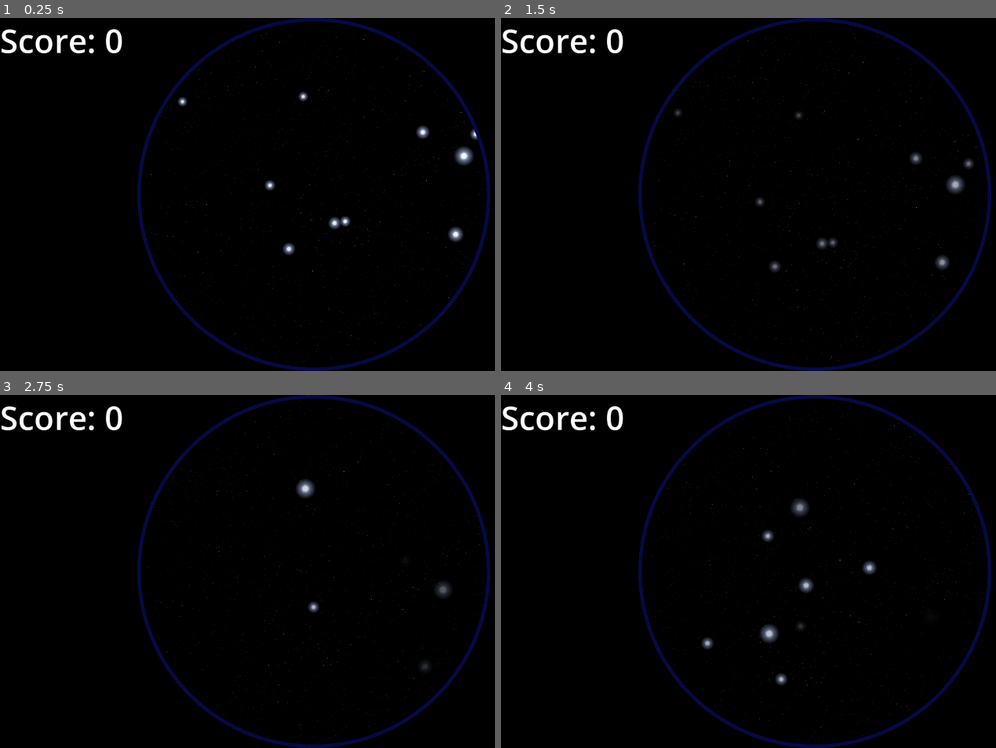
Above: before the commit, frames 1-4 (two rows, left to right).
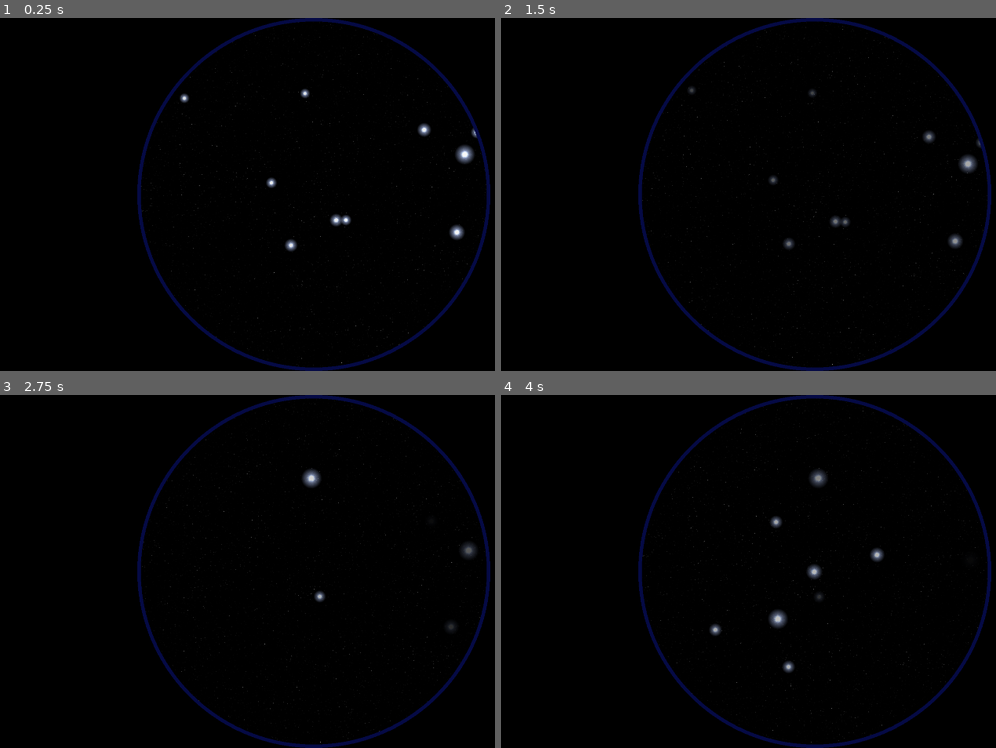
Above: after the commit, the same moments.

Repository: Courey/gcn-interactive-demo
Game: Godot game, scene res://scenes/observation/main.tscn
Two runs of this game, one before a commit and one after it. Both use one fixed random seed, a clock stepped at 60 frames per second and the inputs below. This scene is started directly instead of the project's main scene.
Inputs (mouse positions are in pixels of both pictures, inside the frame that each line leads up to):
- Up to frame 1 (0.25 s): no input
- Up to frame 2 (1.5 s): move the mouse to (951, 176) at 0.52 s; click (951, 176) at 0.67 s; move the mouse to (689, 212) at 1.27 s; click (689, 212) at 1.42 s
- Up to frame 3 (2.75 s): move the mouse to (376, 493) at 2.02 s; click (376, 493) at 2.17 s
- Up to frame 4 (4 s): move the mouse to (783, 642) at 2.77 s; click (783, 642) at 2.92 s; move the mouse to (outside the picture) at 3.52 s; click (outside the picture) at 3.67 s

The runs differ from the first frame. In frame 1, 1.5% of the frame differs, in the area x 0-99%, y 2-98%; in frame 2, 1.8%; in frame 3, 1.4%; in frame 4, 2.1%, in the area x 0-98%, y 2-99%.

Commit message:
Add testing scene for localization effects

Diff:
--- /dev/null
+++ b/resources/event_resource.gd
@@ -0,0 +1,3 @@
+class_name EventResource extends Resource
+
+var id:int
--- a/resources/player_resource.gd
+++ b/resources/player_resource.gd
@@ -11,8 +11,14 @@
 var observatory: Telescope
 var ready:bool = false
 
+## Observations:
+# {
+	# obsStart: beginning time in seconds,
+	# obsEnd: end time
+	# wavelength: some representation of the band observed
+	# eventId: id to track which event the observation is part of
+# }
 var observations = []
-
 
 func _init():
 	name = "Player%d" % id
@@ -26,3 +32,6 @@
 
 func toggle_ready():
 	ready = !ready
+
+func add_observation(observation):
+	observations.push(observation)
--- a/scenes/event/event.gd
+++ b/scenes/event/event.gd
@@ -10,6 +10,7 @@
 @onready var decay_timer = $DecayTimer as Timer
 @onready var sprite = $Sprite2D as Sprite2D
 
+var id:int = 0
 
 
 func _ready() -> void:
--- /dev/null
+++ b/scenes/observation/localization.gd
@@ -0,0 +1,40 @@
+extends Node2D
+
+@onready var poly = $Polygon2D
+var mask_img : Image
+@export var mask_tex : ImageTexture:
+	set(value):
+		mask_tex = value
+		queue_redraw()
+
+#@export var texture : Texture2D:
+
+
+func _draw():
+	draw_texture(mask_tex, Vector2())
+
+
+func _ready():
+
+	var size = Vector2(1920, 1080)
+	mask_img = Image.create_empty(size.x, size.y, false, Image.FORMAT_RF)
+	mask_img.fill(Color.WHITE)
+	mask_tex = ImageTexture.create_from_image(mask_img)
+	poly.material.set_shader_parameter("mask_tex", mask_tex)
+
+
+func _input(event: InputEvent) -> void:
+	if event is InputEventMouseButton and event.is_pressed():
+		#draw_circle(event.position, 20.0, Color.WHITE)
+		print("Mouse Click/Unclick at: ", event.position)
+		interact_at(event.position)
+
+func interact_at(local_pos: Vector2):
+	#mask_img.lock()
+	for x in range(-1, 1):
+		for y in range(-1, 1):
+			var p = local_pos + Vector2(x, y)
+			if p.x >= 0 and p.x < mask_img.get_width() and p.y >= 0 and p.y < mask_img.get_height():
+				mask_img.set_pixelv(p, Color.BLUE) # reveal
+	#mask_img.unlock()
+	mask_tex.update(mask_img)
--- /dev/null
+++ b/scenes/observation/localization.tscn
@@ -0,0 +1,19 @@
+[gd_scene load_steps=4 format=3 uid="uid://dc0exh5068ov6"]
+
+[ext_resource type="Script" uid="uid://bq71ks762jcx0" path="res://scenes/observation/localization.gd" id="1_evtbj"]
+[ext_resource type="Shader" uid="uid://br87mk1imamdd" path="res://shaders/reveal.gdshader" id="2_qu6n7"]
+
+[sub_resource type="ShaderMaterial" id="ShaderMaterial_qfcqe"]
+resource_local_to_scene = true
+shader = ExtResource("2_qu6n7")
+shader_parameter/reveal_radius = 20.0
+
+[node name="Localization" type="Node2D"]
+script = ExtResource("1_evtbj")
+
+[node name="Polygon2D" type="Polygon2D" parent="."]
+material = SubResource("ShaderMaterial_qfcqe")
+
+[node name="Area2D" type="Area2D" parent="."]
+
+[node name="CollisionPolygon2D" type="CollisionPolygon2D" parent="Area2D"]
--- a/scenes/observation/main.gd
+++ b/scenes/observation/main.gd
@@ -2,6 +2,7 @@
 
 var score = 0
 var Event = preload("res://scenes/event/event.tscn")
+var nextScene = preload("res://scenes/results/results.tscn")
 
 const OFFSET_MAP = [
 	Vector2(960,540), #This should be dynamic
@@ -17,9 +18,12 @@
 @onready var Events = $Events as Node2D
 @onready var PlayerObservers = $PlayerObservers as Node2D
 @onready var RotatingStarField = $RotatingStarField
+@onready var SessionTimer = $SessionTimer as Timer
 
 var target_map: Dictionary = {}
 var scores: Dictionary = {}
+
+var eventIdInc = 0
 
 
 func _ready():
@@ -38,6 +42,8 @@
 
 	Events.position = Global.ROTATION_AXIS
 
+	SessionTimer.start()
+
 
 func _process(delta: float) -> void:
 	var rotation_speed = SPEED * delta
@@ -54,9 +60,12 @@
 
 
 func create_new_event():
+	eventIdInc+=1
 	var newEvent = Event.instantiate()
+
 	newEvent.set("location", get_random_point())
 	newEvent.set("points", randi_range(10,20))
+	newEvent.set("id", eventIdInc)
 	Events.add_child(newEvent)
 	newEvent.connect('player_over', _on_event_player_over)
 	newEvent.connect('player_exited', _on_player_exited)
@@ -84,6 +93,10 @@
 	playerObserver.sensitivity_timer.start()
 
 func rotate_observing_players(rotation_speed):
-	for playerObserver in PlayerObservers.get_children().filter(func(child):return child is PlayerObserver):
-		if playerObserver.is_observing:
-			playerObserver.rotate_relative_to_background(rotation_speed)
+	for playerObserver in PlayerObservers.get_children().filter(func(child):return child is PlayerObserver && child.is_observing):
+		playerObserver.rotate_relative_to_background(rotation_speed)
+		#if playerObserver.is_observing:
+
+
+func _on_session_timer_timeout() -> void:
+	SceneManager.change_scene_with_transition(self, nextScene)
--- a/scenes/observation/main.tscn
+++ b/scenes/observation/main.tscn
@@ -18,7 +18,6 @@
 
 [node name="Main" type="Node2D"]
 script = ExtResource("1_64v3t")
-SELECTED_OFFSET = 1
 
 [node name="RotatingStarField" parent="." instance=ExtResource("1_ig7tw")]
 
@@ -56,6 +55,7 @@
 color = Color(0, 0, 0, 1)
 
 [node name="Score" type="Label" parent="."]
+visible = false
 offset_right = 480.0
 offset_bottom = 230.0
 text = "Score:"
@@ -68,3 +68,9 @@
 position = Vector2(2, 0)
 build_mode = 1
 polygon = PackedVector2Array(960, -6, 1070, 4, 1183, 40, 1286, 98, 1363, 169, 1434, 268, 1477, 373, 1503, 454, 1503, 54 …(244 unchanged characters)…
+
+[node name="SessionTimer" type="Timer" parent="."]
+wait_time = 180.0
+one_shot = true
+
+[connection signal="timeout" from="SessionTimer" to="." method="_on_session_timer_timeout"]
--- a/scenes/observation/player_observer.gd
+++ b/scenes/observation/player_observer.gd
@@ -25,6 +25,10 @@
 signal abort
 
 var is_observing := false
+
+var currentObsId:int
+var currentObsStart:float
+var currentObsEnd:float
 
 
 func _ready():
--- a/scenes/observation/player_observer.tscn
+++ b/scenes/observation/player_observer.tscn
@@ -41,7 +41,7 @@
 texture = ExtResource("3_i3pqv")
 
 [node name="InactiveTimeout" type="Timer" parent="."]
-wait_time = 15.0
+wait_time = 60.0
 one_shot = true
 
 [node name="SensitivityTimer" type="Timer" parent="."]
--- /dev/null
+++ b/scenes/results/results.tscn
@@ -0,0 +1,3 @@
+[gd_scene format=3 uid="uid://k4g6ngdgo3bh"]
+
+[node name="Results" type="Node2D"]
--- /dev/null
+++ b/shaders/reveal.gdshader
@@ -0,0 +1,10 @@
+shader_type canvas_item;
+
+uniform sampler2D mask_tex : hint_default_white; // dynamically drawn texture
+uniform float reveal_radius = 20.0;
+
+void fragment() {
+    vec4 mask = texture(mask_tex, UV);
+    // mask_tex is white = visible, black = revealed/hidden
+    COLOR = vec4(1.0, 1.0, 0.5, 0.5) * mask.r;
+}
Not shown, added: resources/event_resource.gd.uid
Not shown, added: scenes/observation/localization.gd.uid
Not shown, added: shaders/reveal.gdshader.uid
